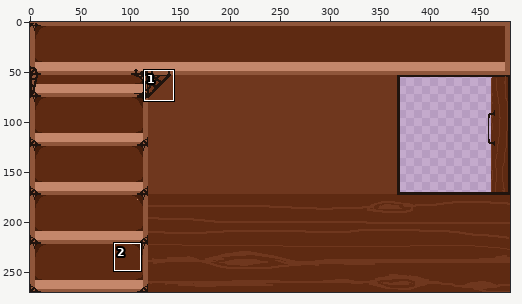
Sprite sheet, stored at CCGJ2022/Assets/Resources/Sprites/mainlayout.png. Above, an overview of the earlier version with the close-up marked.
Close-up. As it was:
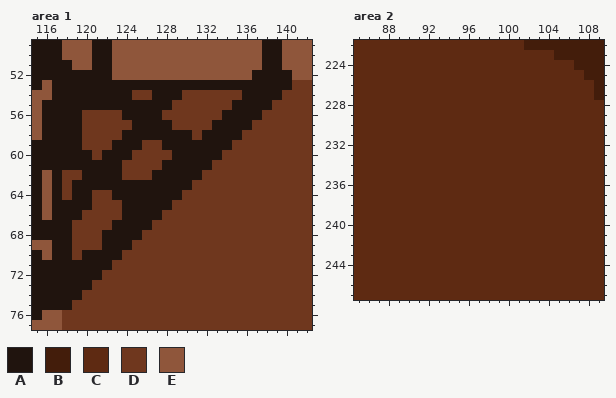
The file is 480x270 pixels. Shown: area 1: x 115..142, y 49..77; area 2: x 85..109, y 222..247. The commit also changed other parts of the picture, which this record leaves out.
Palette (. is transparent): A #20140e  B #431d0b  C #5e2a12  D #6f371e  E #8f563b
Pixels before, area 1, first column x 115:
49 AAAEEEAAEEEEEEEEEEEEEEEAAEEE
50 AAAEEEAAEEEEEEEEEEEEEEEAAEEE
51 AAAAEEAAEEEEEEEEEEEEEEEAAEEE
52 AAAAAAAAEEEEEEEEEEEEEEAAAAEE
53 AEAAAAAAAAAAAAAAAAAAAAAAAADD
54 EEAAAAAAAADDAAADDDDDDAAAADDD
55 EAAAAAAAAAAAAADDDDDDAAAADDDD
56 EAAAADDDDAAAADDDDDDAAAADDDDD
57 EAAAADDDDDAAAADDDDAAAADDDDDD
58 EAAAADDDDAAAAAAADAAAADDDDDDD
59 AAAAADDDAAADDAAAAAAADDDDDDDD
60 AAAAAADAAADDDDAAAAADDDDDDDDD
61 AAAAAAAAADDDDAAAAADDDDDDDDDD
62 AEADDAAAADDDAAAAADDDDDDDDDDD
63 AEADAAAAAAAAAAAADDDDDDDDDDDD
64 AEADAADDAAAAAAADDDDDDDDDDDDD
65 AEAAAADDDAAAAADDDDDDDDDDDDDD
66 AEAAADDDDAAAADDDDDDDDDDDDDDD
67 AAAADDDDAAAADDDDDDDDDDDDDDDD
68 AAAADDDAAAADDDDDDDDDDDDDDDDD
69 EEAADDDAAADDDDDDDDDDDDDDDDDD
70 AEAADAAAADDDDDDDDDDDDDDDDDDD
71 AAAAAAAADDDDDDDDDDDDDDDDDDDD
72 AAAAAAADDDDDDDDDDDDDDDDDDDDD
73 AAAAAADDDDDDDDDDDDDDDDDDDDDD
74 AAAAADDDDDDDDDDDDDDDDDDDDDDD
75 AAAADDDDDDDDDDDDDDDDDDDDDDDD
76 AEEDDDDDDDDDDDDDDDDDDDDDDDDD
77 EEEDDDDDDDDDDDDDDDDDDDDDDDDD
Pixels before, area 2, first column x 85:
222 CCCCCCCCCCCCCCCCCBBBBBBBB
223 CCCCCCCCCCCCCCCCCCCCBBBBB
224 CCCCCCCCCCCCCCCCCCCCCCBBB
225 CCCCCCCCCCCCCCCCCCCCCCCBB
226 CCCCCCCCCCCCCCCCCCCCCCCCB
227 CCCCCCCCCCCCCCCCCCCCCCCCB
228 CCCCCCCCCCCCCCCCCCCCCCCCC
229 CCCCCCCCCCCCCCCCCCCCCCCCC
230 CCCCCCCCCCCCCCCCCCCCCCCCC
231 CCCCCCCCCCCCCCCCCCCCCCCCC
232 CCCCCCCCCCCCCCCCCCCCCCCCC
233 CCCCCCCCCCCCCCCCCCCCCCCCC
234 CCCCCCCCCCCCCCCCCCCCCCCCC
235 CCCCCCCCCCCCCCCCCCCCCCCCC
236 CCCCCCCCCCCCCCCCCCCCCCCCC
237 CCCCCCCCCCCCCCCCCCCCCCCCC
238 CCCCCCCCCCCCCCCCCCCCCCCCC
239 CCCCCCCCCCCCCCCCCCCCCCCCC
240 CCCCCCCCCCCCCCCCCCCCCCCCC
241 CCCCCCCCCCCCCCCCCCCCCCCCC
242 CCCCCCCCCCCCCCCCCCCCCCCCC
243 CCCCCCCCCCCCCCCCCCCCCCCCC
244 CCCCCCCCCCCCCCCCCCCCCCCCC
245 CCCCCCCCCCCCCCCCCCCCCCCCC
246 CCCCCCCCCCCCCCCCCCCCCCCCC
247 CCCCCCCCCCCCCCCCCCCCCCCCC
The same view after the edit:
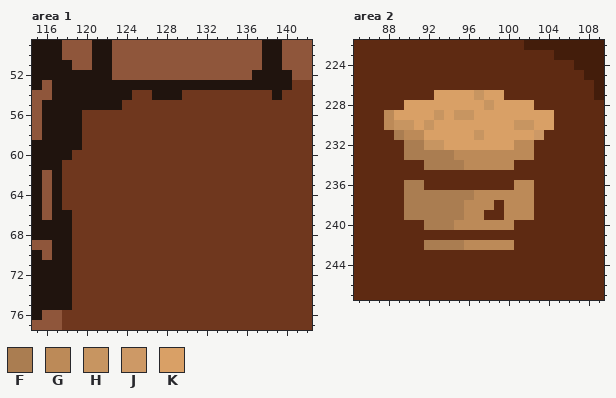
Colours new in this view: F #aa7d51  G #bc8a58  H #c79561  J #cd9966  K #d9a066
The edit:
Area 1:
Colour A becomes colour D in row 54 at x 136 to 138; in row 55 at x 124 to 128 and 135 to 138; in row 56 at x 124 to 127 and 134 to 137; in row 57 at x 125 to 128 and 133 to 136; in row 58 at x 124 to 130 and 132 to 135; in row 59 at x 123 to 125 and 128 to 134.
Colour A becomes colour D in row 60 at x 119 to 120, 122 to 124 and 129 to 133; in row 61 at x 118 to 123 and 128 to 132; in row 62 at x 120 to 123 and 127 to 131; in row 63 at x 119 to 130; in row 64 at x 119 to 120 and 123 to 129; in row 65 at x 118 to 120 and 124 to 128.
Colour A becomes colour D in row 66 at x 119 and 124 to 127; in row 67 at x 123 to 126; in row 68 at x 122 to 125; in row 69 at x 122 to 124; in row 70 at x 120 to 123; in row 71 at x 119 to 122.
Colour A becomes colour D in row 72 at x 119 to 121; in row 73 at x 119 to 120; in row 74 at x 119.
Area 2:
Colour C becomes colour F in row 231 at x 89; in row 232 at x 90 to 91; in row 233 at x 90 to 94; in row 234 at x 92 to 95; in row 236 at x 90 to 91; in row 237 at x 90 to 96.
Colour C becomes colour F in rows 238 to 239 at x 90 to 95; in row 240 at x 92 to 94; in row 242 at x 92 to 95.
Colour C becomes colour G in rows 229 to 230 at x 88; in row 231 at x 90 to 91; in row 232 at x 101 to 102; in row 233 at x 95 to 102; in row 234 at x 96 to 100; in row 236 at x 101 to 102.
Colour C becomes colour G in row 237 at x 97 to 102; in row 238 at x 96 to 98 and 100 to 102; in row 239 at x 96 to 97 and 100 to 102; in row 240 at x 95 to 100; in row 242 at x 96 to 100.
Colour C becomes colour H in row 227 at x 97; in row 228 at x 98; in row 229 at x 93 and 95 to 96; in row 230 at x 89 to 90, 92 and 101 to 102; in row 231 at x 97; in row 232 at x 92 to 93.
Colour C becomes colour J in row 231 at x 103.
Colour C becomes colour K in row 227 at x 93 to 96 and 98 to 99; in row 228 at x 90 to 97 and 99 to 102; in row 229 at x 89 to 92, 94 and 97 to 104; in row 230 at x 91, 93 to 100 and 103 to 104; in row 231 at x 92 to 96 and 98 to 102; in row 232 at x 94 to 100.
